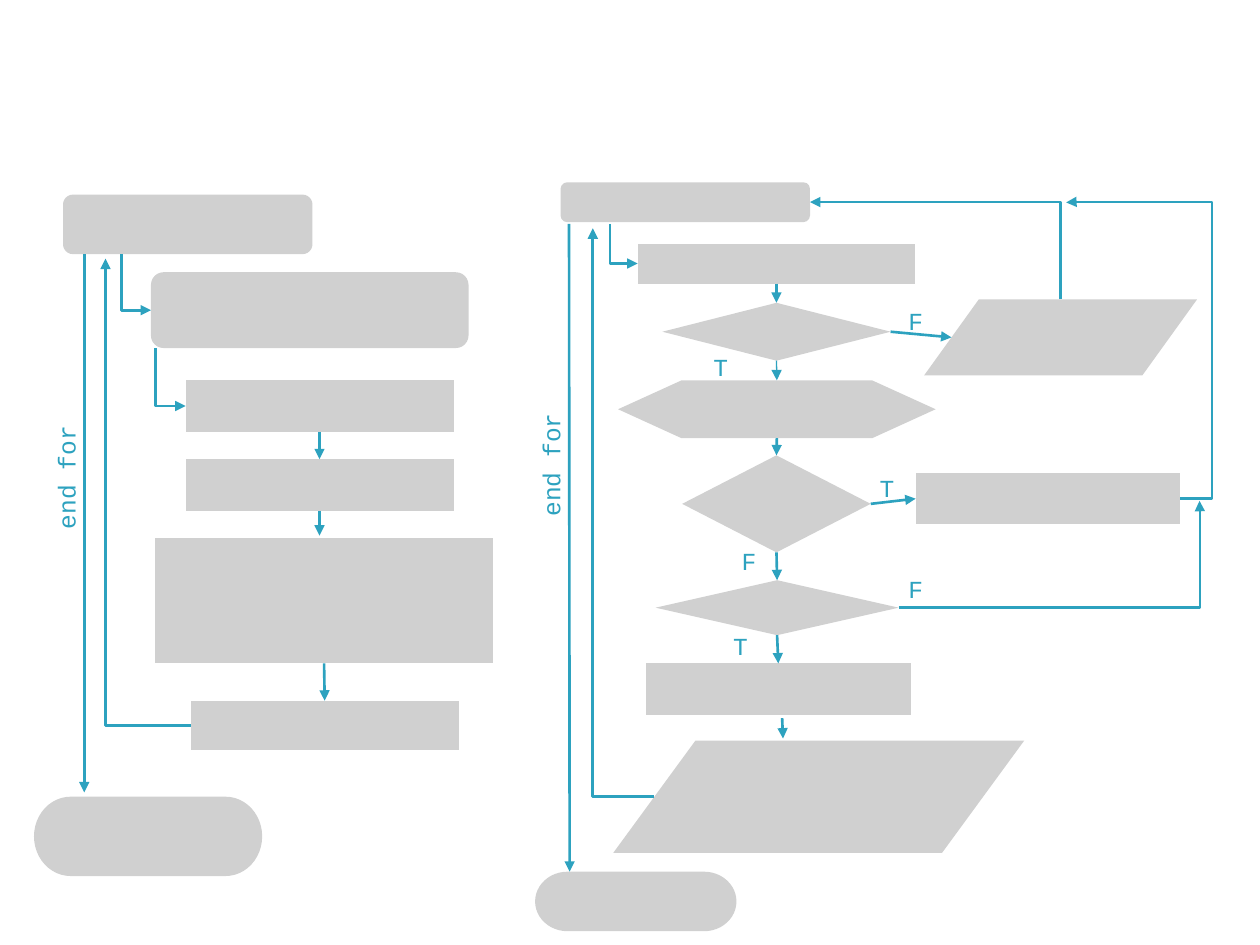
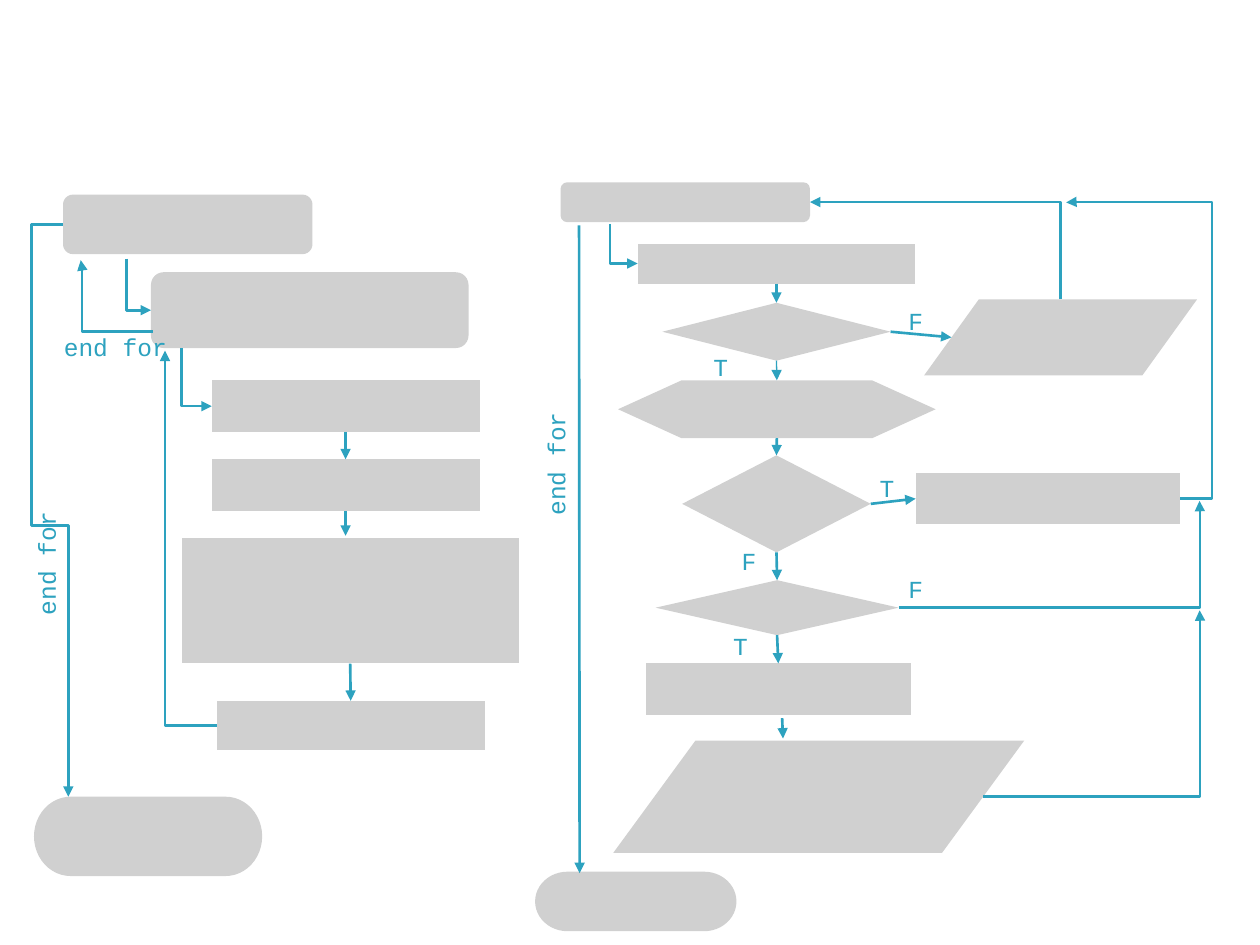
Before and after one commit to fedelux3/Bachelor-Thesis, a slide deck: slide 7 of presentazione.pptx. Drawn at 1260x945 pixels with LibreOffice and Linux fonts; fonts in the diff are those of the drawing; grey boxes stand for pictures; background and template pictures are left out. Boxes give left, top, right and bottom in pixels: in the first picture for what was removed or moved away, otherwise in the second. Text is boxed around its words. In the diff, an @@ line names an element or a change of style, - is before the commit and + after.

Commit message:
end presentazione

```diff
--- a/presentazione.pptx
+++ b/presentazione.pptx
@@ elbow arrow added from (63, 224) to (68, 796), #2DA2BF 1.5 pt @@
@@ arrow moved from (570, 224) - (570, 872) to (580, 226) - (580, 873) @@
@@ elbow arrow added from (152, 331) to (81, 261), #2DA2BF 1.5 pt @@
@@ arrow removed from (84, 255) to (84, 793) @@
@@ elbow arrow moved from (121, 255) - (151, 310) to (126, 258) - (151, 310) @@
@@ text added at box(64, 338, 167, 364), 14 pt, text #2DA2BF @@
+end for
@@ elbow arrow moved from (190, 726) - (106, 258) to (217, 726) - (165, 350) @@
@@ text "end for": place and size @@
-text "end for" at box(540, 417, 568, 515)
+text "end for" at box(545, 416, 573, 514)
@@ 4 pictures, 3 arrows, 1 elbow arrow: place and size @@
-4 pictures, 3 arrows, 1 elbow arrow at box(155, 348, 493, 750)
+4 pictures, 3 arrows, 1 elbow arrow at box(181, 348, 519, 750)
@@ text "end for": place and size @@
-text "end for" at box(55, 430, 83, 528)
+text "end for" at box(36, 516, 64, 614)
@@ elbow arrow moved from (654, 796) - (592, 228) to (983, 796) - (1200, 610) @@
```
Also in this commit, not shown: 1 other slide changed, 4 slides added, 1 slide removed, 17 other files.
